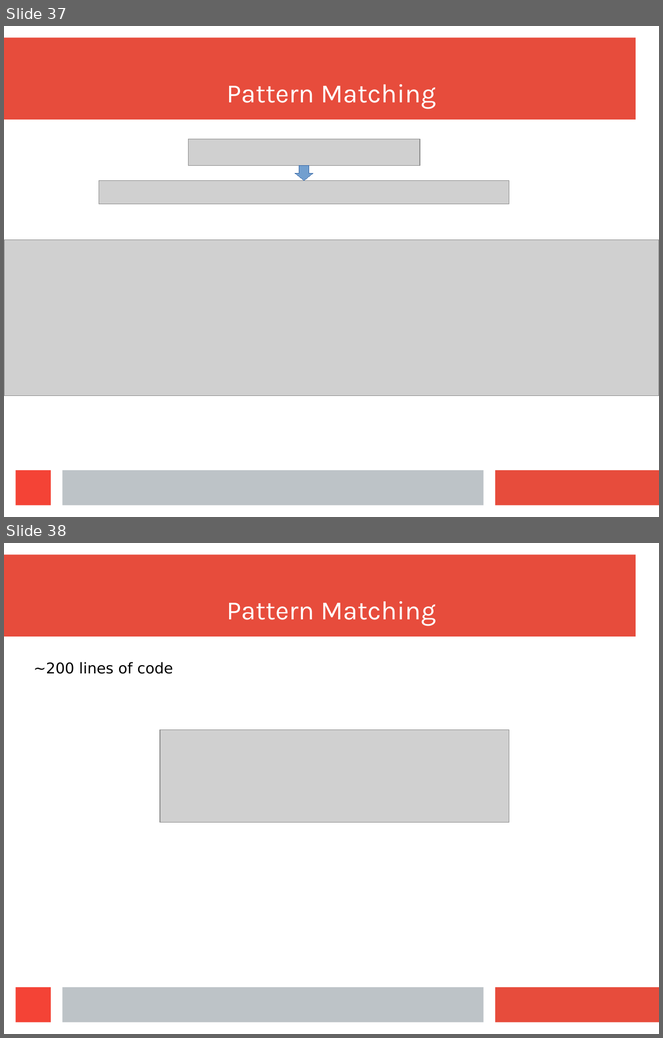
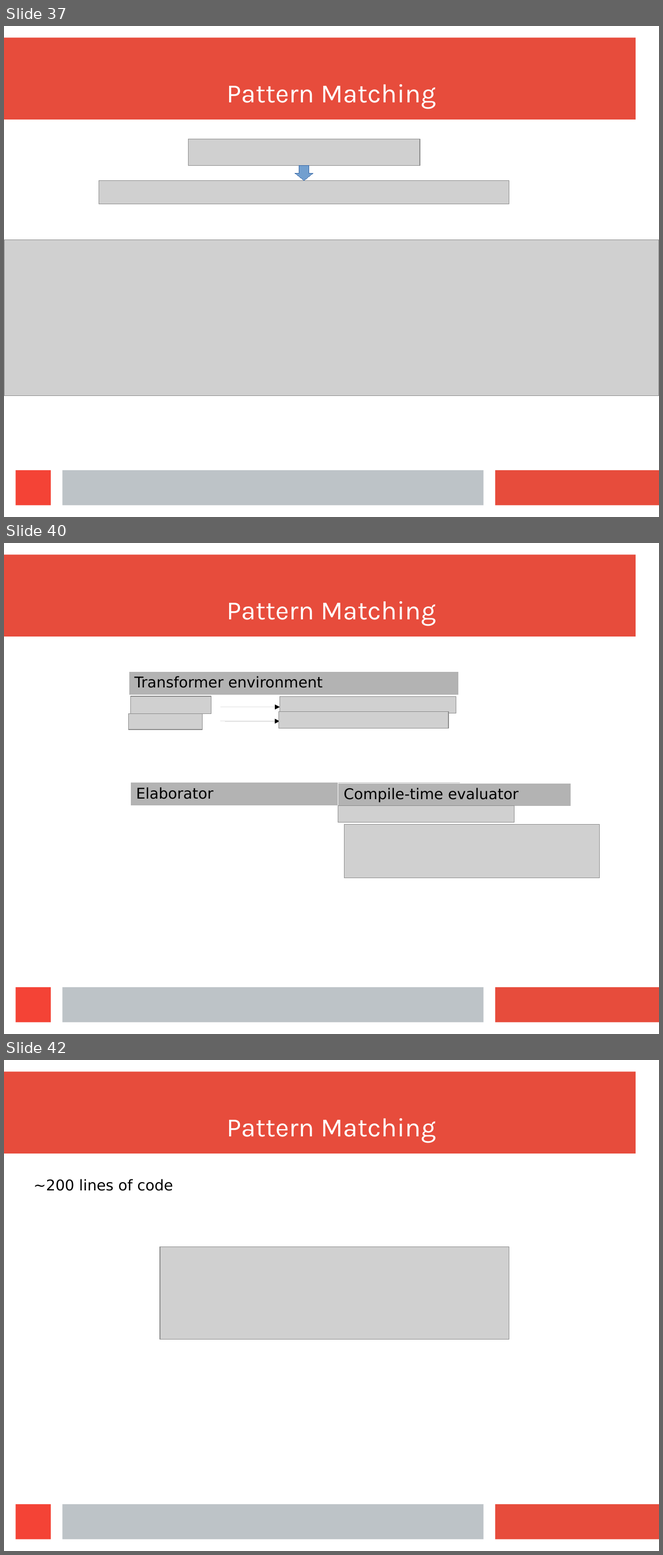
Before and after one commit to wilbowma/cur, a slide deck: hope-2016/slides.odp. Shown one above the other, each under a label of ours: slides 37 and 38 before the commit, slides 37, 40 and 42 after it; the slides between them are not shown. The pictures are 663x1038 and 663x1555 pixels, drawn with LibreOffice and Linux fonts; fonts in the diff are those of the drawing; grey boxes stand for pictures. Boxes give left, top, right and bottom in pixels: in the first picture for what was removed or moved away, otherwise in the second. Text is boxed around its words. In the diff, an @@ line names an element or a change of style, - is before the commit and + after.

Commit message:
Added diagrams for compile-time state example.

```diff
--- a/hope-2016/slides.odp
+++ b/hope-2016/slides.odp
@@ slide 40 added at (x1=4, y1=543, x2=659, y2=1034), background #FFFFFF; not listed: 4 template elements that a slide beside it also shows @@
@@ title added at (x1=227, y1=601, x2=436, y2=626), 32 pt, text #FFFFFF @@
+Pattern Matching
@@ table added at (x1=129, y1=671, x2=460, y2=718), 2 rows, 2 columns @@
+Transformer environment | 
+ | 
@@ picture added at (x1=131, y1=696, x2=211, y2=714) @@
@@ picture added at (x1=280, y1=697, x2=456, y2=714) @@
@@ picture added at (x1=129, y1=714, x2=203, y2=730) @@
@@ arrow added from (220, 707) to (280, 707), #000000 0 pt @@
@@ picture added at (x1=279, y1=712, x2=449, y2=729) @@
@@ arrow added from (220, 721) to (280, 721), #000000 0 pt @@
@@ table added at (x1=130, y1=783, x2=461, y2=830), 2 rows, 2 columns @@
+Elaborator | 
+ | 
@@ table added at (x1=338, y1=783, x2=571, y2=872), 2 rows, 1 columns @@
+Compile-time evaluator
+
@@ picture added at (x1=338, y1=806, x2=515, y2=822) @@
@@ picture added at (x1=344, y1=825, x2=600, y2=878) @@
@@ what was slide 38 is now slide 42 @@
```
Also in this commit, not shown: 3 other slides added, 1 other file.
